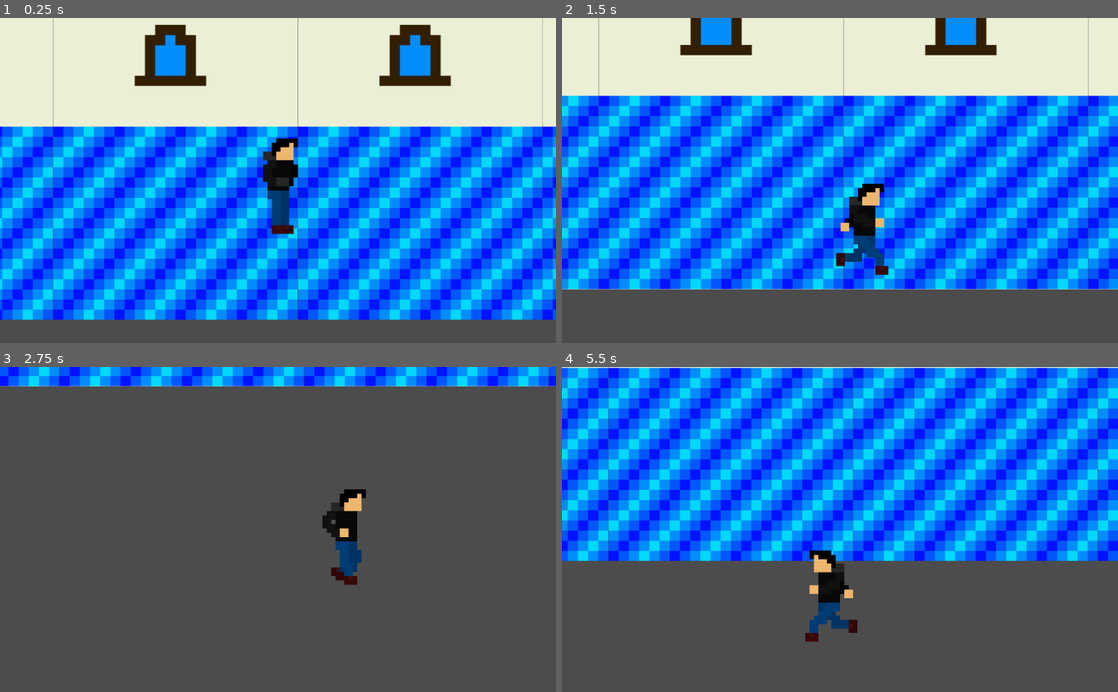
Above: before the commit, frames 1-4 (two rows, left to right).
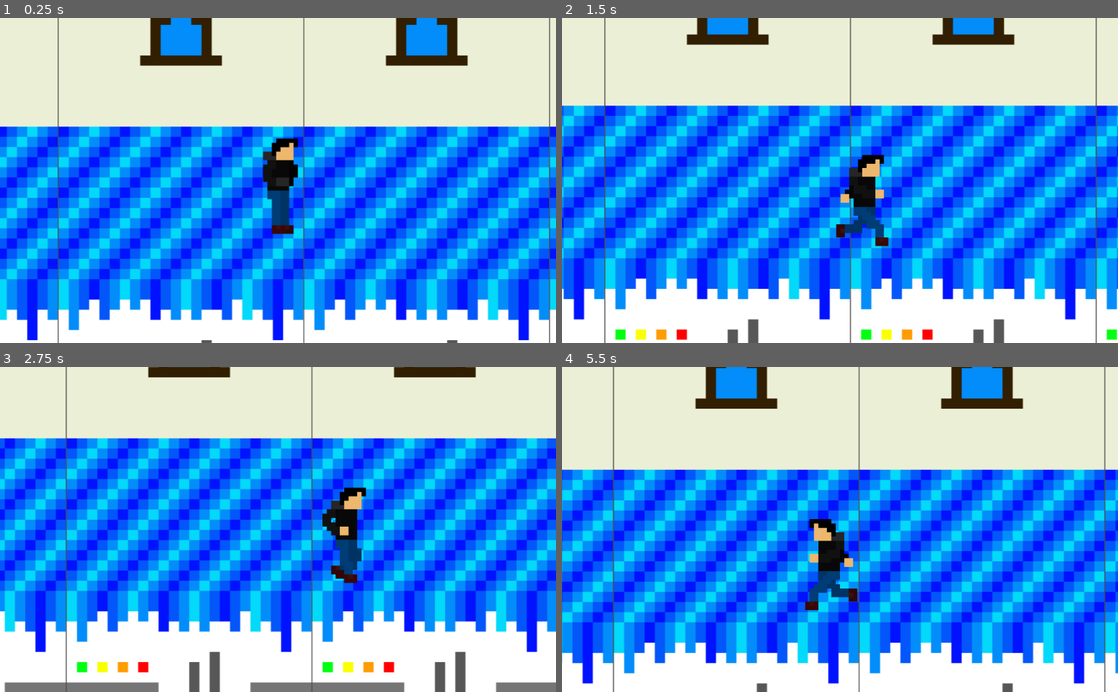
Above: after the commit, the same moments.

Repository: OfirIsakov/ScriptGameRemastered
Game: Godot game, scene res://Main.tscn
The game is run twice, just before and just after one commit, with the same random seed, the same clock (stepped at 60 frames per second) and the same inputs. The project has no main scene, so this scene is started directly.
Inputs:
- Up to frame 1 (0.25 s): no input
- Up to frame 2 (1.5 s): tap Enter at 0.5 s; hold D 0.53-1.28 s; hold S from 1.28 s (still down)
- Up to frame 3 (2.75 s): release S at 2.03 s; hold D from 2.03 s (still down)
- Up to frame 4 (5.5 s): release D at 2.78 s; hold W 2.78-3.53 s; hold A 3.53-5.03 s; hold S from 5.03 s (still down)

The runs differ from the first frame. In frame 1, 49% of the frame differs, in the area x 0-100%, y 0-100%; in frame 2, 68%; in frame 3, 98%; in frame 4, 96%.

Commit message:
changed the background

Diff:
--- a/Main.tscn
+++ b/Main.tscn
@@ -44,18 +44,24 @@
 
 [node name="CollisionShape2D" type="CollisionShape2D" parent="Wall"]
 position = Vector2( -801.83, -480.526 )
-shape = SubResource( 4 )
+shape = SubResource( 1 )
 
-[node name="Node" type="Node" parent="Wall"]
+[node name="Floor" type="StaticBody2D" parent="."]
+position = Vector2( 304.717, 355.572 )
+scale = Vector2( 0.586855, 0.586855 )
+
+[node name="CollisionShape2D" type="CollisionShape2D" parent="Floor"]
+position = Vector2( -349.698, 580.229 )
+shape = SubResource( 1 )
 
 [node name="Sprite" type="Sprite" parent="."]
 position = Vector2( 304.717, 355.572 )
 scale = Vector2( 0.586855, 0.586855 )
 texture = ExtResource( 10 )
-normal_map = SubResource( 3 )
+normal_map = SubResource( 2 )
 offset = Vector2( -135.057, -90.9696 )
 region_enabled = true
-region_rect = Rect2( 0, 0, 7700, 1024 )
+region_rect = Rect2( 0, 0, 7700, 2048 )
 
 [node name="KinematicBody2D" type="KinematicBody2D" parent="."]
 script = ExtResource( 13 )
Binary file changed: Background.png
Not shown: 2 places in Main.tscn that only renumber resources
